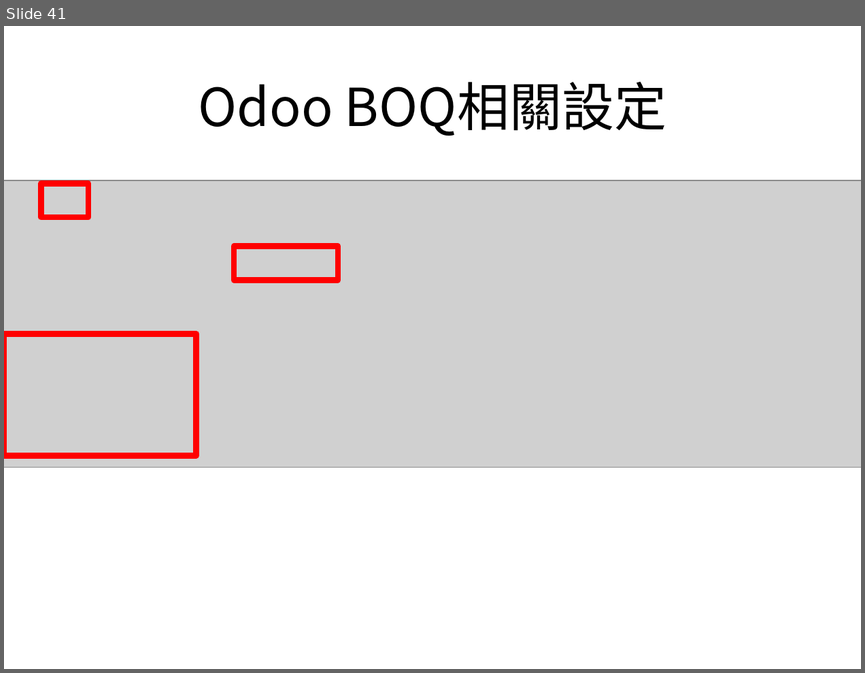
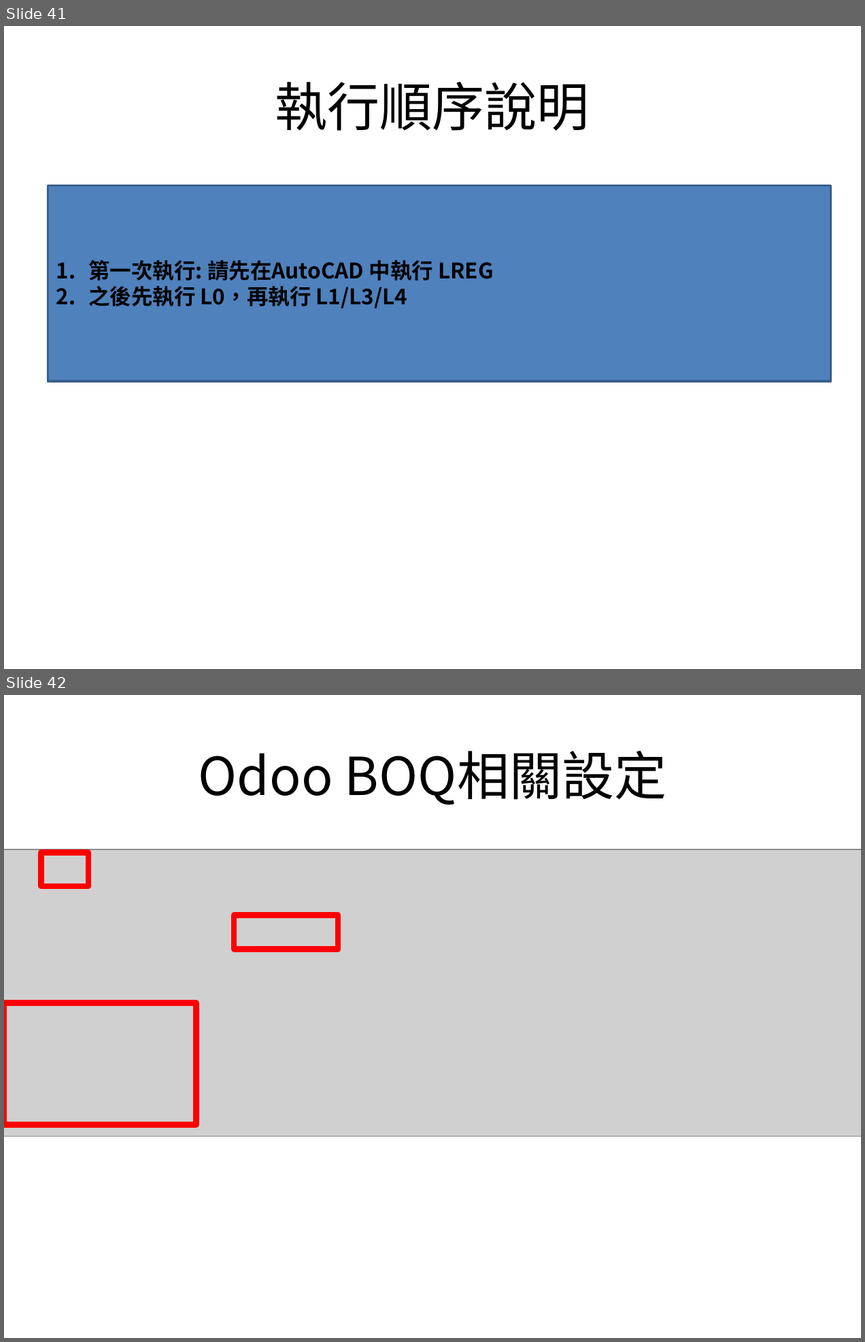
Before and after one commit to stanleykao72/odoo_autocad, a slide deck: python_installer/odoo_autocad_installation_guide.pptx. Shown one above the other, each under a label of ours: slide 41 before the commit, slides 41 and 42 after it. The pictures are 865x673 and 865x1342 pixels, drawn with LibreOffice and Linux fonts; fonts in the diff are those of the drawing; grey boxes stand for pictures. Boxes give left, top, right and bottom in pixels: in the first picture for what was removed or moved away, otherwise in the second. Text is boxed around its words. In the diff, an @@ line names an element or a change of style, - is before the commit and + after.

```diff
--- a/python_installer/odoo_autocad_installation_guide.pptx
+++ b/python_installer/odoo_autocad_installation_guide.pptx
@@ slide 41 added at (x1=4, y1=26, x2=861, y2=669), background #FFFFFF @@
@@ title added at (x1=275, y1=82, x2=589, y2=131), 44 pt, text #000000 @@
+執行順序說明
@@ rectangle added at (x1=48, y1=185, x2=830, y2=381), fill #4F81BD, outline #3A5F8C 2 pt, 18 pt, text #000000, bold @@
+1. 第一次執行: 請先在AutoCAD 中執行 LREG
+2. 之後先執行 L0，再執行 L1/L3/L4
@@ what was slide 41 is now slide 42 @@
```
Also in this commit, not shown: 1 other file.
